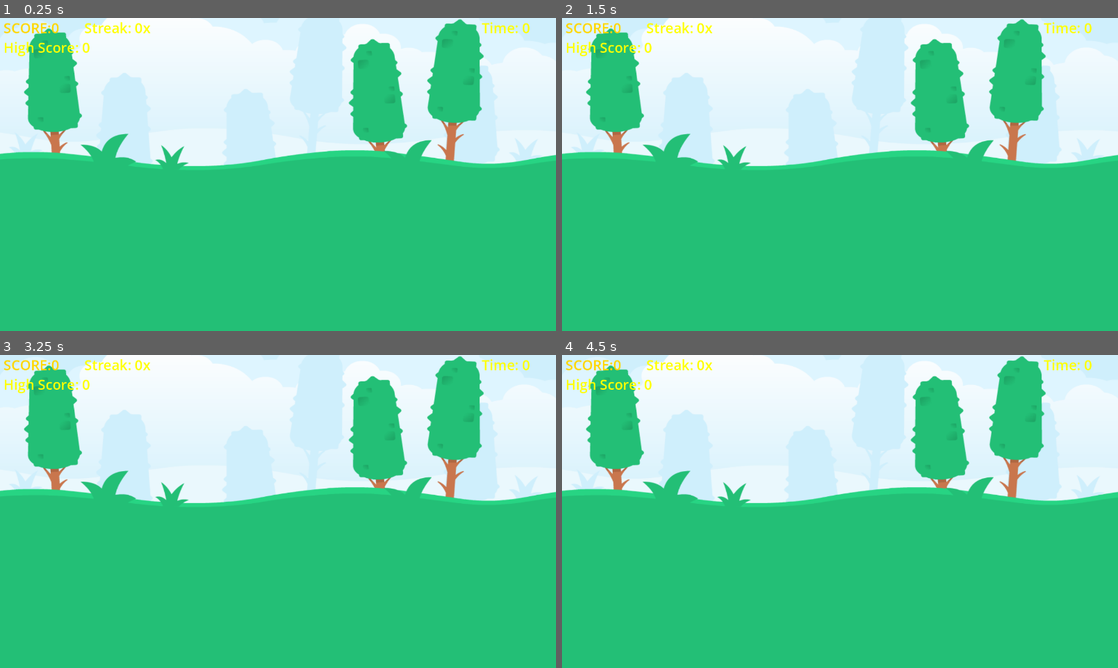
Above: before the commit, frames 1-4 (two rows, left to right).
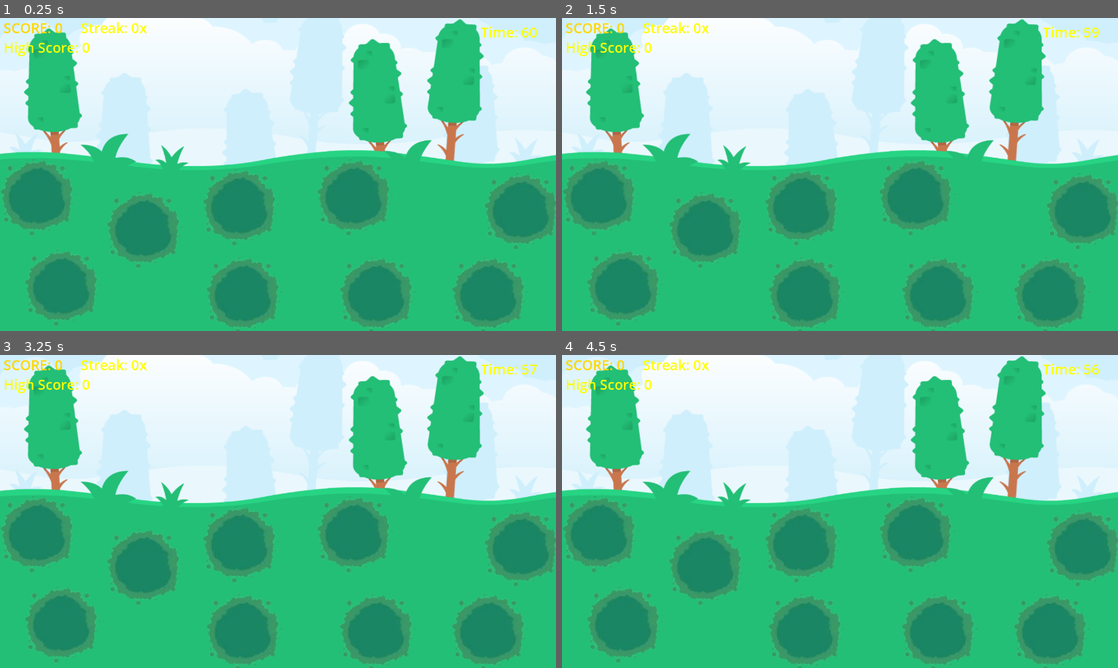
Above: after the commit, the same moments.

Repository: dexterMorgaN-9/whac-a-molee
Game: Godot game, scene res://main.tscn
The game is run twice, just before and just after one commit, with the same random seed, the same clock (stepped at 60 frames per second) and the same inputs.
Inputs (mouse positions are in pixels of both pictures, inside the frame that each line leads up to):
- Up to frame 1 (0.25 s): no input
- Up to frame 2 (1.5 s): tap Enter at 0.5 s; move the mouse to (962, 158) at 0.52 s; hold Right 0.53-1.28 s; tap Alt at 0.6 s; click (962, 158) at 0.67 s; tap Space at 1.25 s; move the mouse to (728, 190) at 1.27 s; hold Down from 1.28 s (still down); tap Shift at 1.35 s
- Up to frame 3 (3.25 s): tap Enter at 2 s; move the mouse to (333, 442) at 2.02 s; release Down at 2.03 s; hold Right 2.03-2.78 s; tap Alt at 2.1 s; tap Space at 2.75 s; move the mouse to (250, 574) at 2.77 s; hold Up from 2.78 s (still down); tap Shift at 2.85 s; click (250, 574) at 2.92 s
- Up to frame 4 (4.5 s): tap Enter at 3.5 s; move the mouse to (1006, 558) at 3.52 s; release Up at 3.53 s; hold Left from 3.53 s (still down); tap Alt at 3.6 s; tap Space at 4.25 s; move the mouse to (673, 464) at 4.27 s; tap Shift at 4.35 s

The runs differ from the first frame. In frame 1, 20% of the frame differs, in the area x 0-100%, y 1-100%; in frame 2, 20%; in frame 3, 20%; in frame 4, 20%.
Error before the commit: Invalid access to property or key 'bunny_hit' on a base object of type 'Node2D'. (res://main.gd:26)

Commit message:
fixing bugs
added hole sprite, fix some bugs and removed the previous bunny sprite

Diff:
--- a/hole.tscn
+++ b/hole.tscn
@@ -1,7 +1,7 @@
 [gd_scene format=3 uid="uid://b6qq2rv4r50sn"]
 
 [ext_resource type="Script" uid="uid://bapbd8i212boy" path="res://hole.gd" id="1_ln22a"]
-[ext_resource type="Texture2D" uid="uid://cw0rhx5vfei23" path="res://assets/BunnyIdleF.png" id="2_1s0jb"]
+[ext_resource type="Texture2D" uid="uid://b2ggiar8v5obp" path="res://assets/hole.png" id="2_cki6r"]
 
 [sub_resource type="CircleShape2D" id="CircleShape2D_4igv2"]
 radius = 16.0
@@ -10,11 +10,13 @@
 script = ExtResource("1_ln22a")
 
 [node name="HoleSprite" type="Sprite2D" parent="." unique_id=230626252]
+position = Vector2(1.3749986, 2.3841858e-07)
+scale = Vector2(0.37121215, 0.375)
+texture = ExtResource("2_cki6r")
 
 [node name="BunnyArea" type="Area2D" parent="." unique_id=966508216]
 
 [node name="BunnySprite" type="Sprite2D" parent="BunnyArea" unique_id=1722159661]
-texture = ExtResource("2_1s0jb")
 region_enabled = true
 region_rect = Rect2(0, 0, 32, 32)
 
--- a/main.gd
+++ b/main.gd
@@ -3,8 +3,9 @@
 var score = 0
 var high_score = 0
 var streak = 0
-var time_left = 60
-
+var time_left = 60.0
+var _last_spawn_interval = 1.0
+var _speed_phase = 2
 
 @onready var score_label = $UI/ScoreLabel
 @onready var high_score_label = $UI/HighScoreLabel
@@ -16,80 +17,107 @@
 @onready var final_score_label = $UI/GameOverPanel/FinalScoreLabel
 @onready var restart_button = $UI/GameOverPanel/RestartButton
 
+const MAX_ACTIVE_BUNNIES = 1
+
 var holes = []
 
 func _ready():
 	for i in range(1, 10):
-		var hole = $HoleGrid.get_node("Hole" + str(i))
-		holes.append(hole)
-		# Connect signals from each hole
-		hole.bunny_hit.connect(_on_bunny_hit)
-		hole.bunny_missed.connect(_on_bunny_missed)
-
-	print(" DEBUG: Found ", holes.size(), " holes")
-
+		var hole_name = "Hole" + str(i)
+		if $HoleGrid.has_node(hole_name):
+			var hole = $HoleGrid.get_node(hole_name)
+			if hole.has_signal("bunny_hit"):
+				holes.append(hole)
+				hole.bunny_hit.connect(_on_bunny_hit)
+				hole.bunny_missed.connect(_on_bunny_missed)
+			else:
+				push_warning("Hole script missing on: " + hole_name)
+		else:
+			push_warning("Node not found: " + hole_name)
 	game_timer.timeout.connect(_on_game_timer_timeout)
 	bunny_spawn_timer.timeout.connect(_spawn_random_bunny)
 	restart_button.pressed.connect(_restart_game)
-
 	high_score = _load_high_score()
-
-	time_left = 60
+	time_left = 60.0
+	_last_spawn_interval = 1.0
+	_speed_phase = 0
+	game_over_panel.visible = false
 	_update_ui()
-	game_over_panel.visible = false
-
-	print(" DEBUG: Game ready! Starting timers...")
+	game_timer.start(60.0)
+	bunny_spawn_timer.wait_time = 1.0
+	bunny_spawn_timer.one_shot = false
+	bunny_spawn_timer.start()
 
 func _process(_delta):
-	time_left = int(game_timer.time_left)
-	timer_label.text = "Time: " + str(time_left)
+	if game_timer.time_left > 0:
+		time_left = game_timer.time_left
+		timer_label.text = "Time: " + str(int(ceil(time_left)))
+		_update_spawn_speed()
+
+func _update_spawn_speed():
+	var new_phase: int
+	if time_left < 15.0:
+		new_phase = 2
+	elif time_left < 30.0:
+		new_phase = 1
+	else:
+		new_phase = 0
+
+	if new_phase != _speed_phase:
+		_speed_phase = new_phase
+		var intervals = [1.0, 0.75, 0.5]
+		_last_spawn_interval = intervals[new_phase]
+		bunny_spawn_timer.stop()
+		bunny_spawn_timer.wait_time = _last_spawn_interval
+		bunny_spawn_timer.start()
+
 func _spawn_random_bunny():
-	print(" DEBUG: Spawn timer triggered!")
-
 	if time_left <= 0:
 		return
 
-	var available_holes = []
-	for hole in holes:
-		if not hole.is_active:
-			available_holes.append(hole)
+	# Hard cap — never go over MAX_ACTIVE_BUNNIES
+	var active_count = holes.filter(func(h): return h.is_active).size()
+	if active_count >= MAX_ACTIVE_BUNNIES:
+		return
 
-	print(" DEBUG: Available holes: ", available_holes.size())
+	var available_holes = holes.filter(func(h): return not h.is_active)
+	if available_holes.size() == 0:
+		return
 
-	if available_holes.size() > 0:
-		var random_hole = available_holes[randi() % available_holes.size()]
-		print(" DEBUG: Spawning bunny!")
-		random_hole.pop_up()
+	var random_hole = available_holes[randi() % available_holes.size()]
+	random_hole.pop_up()
+
 func _on_bunny_hit():
 	streak += 1
-	var points = 3
-	if streak >= 5:
-		points = 8
-
+	var points = 10 if streak >= 5 else 3
 	score += points
+	if score > high_score:
+		high_score = score
 	_update_ui()
-
 
 func _on_bunny_missed():
 	streak = 0
 	_update_ui()
 
 func _update_ui():
-	score_label.text = "Score: " + str(score)
+	score_label.text = "SCORE: " + str(score)
 	high_score_label.text = "High Score: " + str(high_score)
-
+	timer_label.text = "Time: " + str(int(ceil(time_left)))
 	if streak >= 5:
-		streak_label.text = "STREAK BONUS! " + str(streak) + "x"
+		streak_label.text = "STREAK! " + str(streak) + "x"
+		streak_label.modulate = Color(1.0, 0.4, 0.0)
 	else:
 		streak_label.text = "Streak: " + str(streak) + "x"
+		streak_label.modulate = Color(1.0, 1.0, 0.0)
 
 func _on_game_timer_timeout():
+	time_left = 0
 	bunny_spawn_timer.stop()
-
+	for hole in holes:
+		hole.hide_bunny()
 	if score > high_score:
 		high_score = score
 		_save_high_score(high_score)
-
 	game_over_panel.visible = true
 	final_score_label.text = "Final Score: " + str(score) + "\nHigh Score: " + str(high_score)
 
@@ -98,15 +126,16 @@
 
 func _save_high_score(hs):
 	var save_file = FileAccess.open("user://highscore.save", FileAccess.WRITE)
-	save_file.store_var(hs)
-	save_file.close()
-
+	if save_file:
+		save_file.store_var(hs)
+		save_file.close()
 
 func _load_high_score():
 	if not FileAccess.file_exists("user://highscore.save"):
 		return 0
-
 	var save_file = FileAccess.open("user://highscore.save", FileAccess.READ)
-	var hs = save_file.get_var()
-	save_file.close()
-	return hs
+	if save_file:
+		var hs = save_file.get_var()
+		save_file.close()
+		return hs
+	return 0
--- a/main.tscn
+++ b/main.tscn
@@ -2,33 +2,7 @@
 
 [ext_resource type="Script" uid="uid://dad0380mhtl4x" path="res://main.gd" id="1_ig7tw"]
 [ext_resource type="Texture2D" uid="uid://bfbewqu2kayxw" path="res://assets/backgroundColorGrass.png" id="2_0xm2m"]
-
-[sub_resource type="CircleShape2D" id="CircleShape2D_0xm2m"]
-radius = 78.0
-
-[sub_resource type="CircleShape2D" id="CircleShape2D_h2yge"]
-radius = 78.0
-
-[sub_resource type="CircleShape2D" id="CircleShape2D_1bvp3"]
-radius = 78.0
-
-[sub_resource type="CircleShape2D" id="CircleShape2D_lquwl"]
-radius = 78.0
-
-[sub_resource type="CircleShape2D" id="CircleShape2D_7mycd"]
-radius = 78.0
-
-[sub_resource type="CircleShape2D" id="CircleShape2D_272bh"]
-radius = 78.0
-
-[sub_resource type="CircleShape2D" id="CircleShape2D_5vw27"]
-radius = 78.0
-
-[sub_resource type="CircleShape2D" id="CircleShape2D_kek77"]
-radius = 78.0
-
-[sub_resource type="CircleShape2D" id="CircleShape2D_4c57u"]
-radius = 78.0
+[ext_resource type="PackedScene" uid="uid://b6qq2rv4r50sn" path="res://hole.tscn" id="3_h2yge"]
 
 [node name="Main" type="Node2D" unique_id=2028784020]
 script = ExtResource("1_ig7tw")
@@ -43,143 +17,6 @@
 wait_time = 60.0
 
 [node name="BunnySpawnTimer" type="Timer" parent="." unique_id=1535914905]
-
-[node name="HoleGrid" type="Node2D" parent="." unique_id=414982583]
-
-[node name="Hole1" type="Node2D" parent="HoleGrid" unique_id=687327069]
-position = Vector2(96, 400)
-
-[node name="HoleSprite" type="Sprite2D" parent="HoleGrid/Hole1" unique_id=1278347576]
-
-[node name="BunnyArea" type="Area2D" parent="HoleGrid/Hole1" unique_id=210758734]
-
-[node name="BunnySprite" type="Sprite2D" parent="HoleGrid/Hole1/BunnyArea" unique_id=1859848964]
-visible = false
-
-[node name="CollisionShape2D" type="CollisionShape2D" parent="HoleGrid/Hole1/BunnyArea" unique_id=1837710958]
-shape = SubResource("CircleShape2D_0xm2m")
-
-[node name="HideTimer" type="Timer" parent="HoleGrid/Hole1/BunnyArea" unique_id=1629283362]
-
-[node name="Hole2" type="Node2D" parent="HoleGrid" unique_id=1837881055]
-position = Vector2(311, 454)
-
-[node name="HoleSprite" type="Sprite2D" parent="HoleGrid/Hole2" unique_id=669965692]
-
-[node name="BunnyArea" type="Area2D" parent="HoleGrid/Hole2" unique_id=993318900]
-
-[node name="BunnySprite" type="Sprite2D" parent="HoleGrid/Hole2/BunnyArea" unique_id=1792452650]
-visible = false
-
-[node name="CollisionShape2D" type="CollisionShape2D" parent="HoleGrid/Hole2/BunnyArea" unique_id=903670304]
-shape = SubResource("CircleShape2D_h2yge")
-
-[node name="HideTimer" type="Timer" parent="HoleGrid/Hole2/BunnyArea" unique_id=1506915358]
-
-[node name="Hole3" type="Node2D" parent="HoleGrid" unique_id=1192348462]
-position = Vector2(564, 443)
-
-[node name="HoleSprite" type="Sprite2D" parent="HoleGrid/Hole3" unique_id=147817019]
-
-[node name="BunnyArea" type="Area2D" parent="HoleGrid/Hole3" unique_id=2131384947]
-
-[node name="BunnySprite" type="Sprite2D" parent="HoleGrid/Hole3/BunnyArea" unique_id=1103413028]
-visible = false
-
-[node name="CollisionShape2D" type="CollisionShape2D" parent="HoleGrid/Hole3/BunnyArea" unique_id=1805183172]
-shape = SubResource("CircleShape2D_1bvp3")
-
-[node name="HideTimer" type="Timer" parent="HoleGrid/Hole3/BunnyArea" unique_id=1449260950]
-
-[node name="Hole4" type="Node2D" parent="HoleGrid" unique_id=165219417]
-position = Vector2(743, 575)
-
-[node name="HoleSprite" type="Sprite2D" parent="HoleGrid/Hole4" unique_id=1806177351]
-
-[node name="BunnyArea" type="Area2D" parent="HoleGrid/Hole4" unique_id=1559468135]
-
-[node name="BunnySprite" type="Sprite2D" parent="HoleGrid/Hole4/BunnyArea" unique_id=849529681]
-visible = false
-
-[node name="CollisionShape2D" type="CollisionShape2D" parent="HoleGrid/Hole4/BunnyArea" unique_id=1967763658]
-shape = SubResource("CircleShape2D_lquwl")
-
-[node name="HideTimer" type="Timer" parent="HoleGrid/Hole4/BunnyArea" unique_id=2096106291]
-
-[node name="Hole5" type="Node2D" parent="HoleGrid" unique_id=887745135]
-position = Vector2(96, 602)
-
-[node name="HoleSprite" type="Sprite2D" parent="HoleGrid/Hole5" unique_id=849668462]
-
-[node name="BunnyArea" type="Area2D" parent="HoleGrid/Hole5" unique_id=420109568]
-
-[node name="BunnySprite" type="Sprite2D" parent="HoleGrid/Hole5/BunnyArea" unique_id=1342238070]
-visible = false
-
-[node name="CollisionShape2D" type="CollisionShape2D" parent="HoleGrid/Hole5/BunnyArea" unique_id=1687836176]
-shape = SubResource("CircleShape2D_7mycd")
-
-[node name="HideTimer" type="Timer" parent="HoleGrid/Hole5/BunnyArea" unique_id=212323093]
-
-[node name="Hole6" type="Node2D" parent="HoleGrid" unique_id=628732993]
-position = Vector2(1145, 575)
-
-[node name="HoleSprite" type="Sprite2D" parent="HoleGrid/Hole6" unique_id=45011530]
-
-[node name="BunnyArea" type="Area2D" parent="HoleGrid/Hole6" unique_id=188308851]
-
-[node name="BunnySprite" type="Sprite2D" parent="HoleGrid/Hole6/BunnyArea" unique_id=200460543]
-visible = false
-
-[node name="CollisionShape2D" type="CollisionShape2D" parent="HoleGrid/Hole6/BunnyArea" unique_id=1177272876]
-shape = SubResource("CircleShape2D_272bh")
-
-[node name="HideTimer" type="Timer" parent="HoleGrid/Hole6/BunnyArea" unique_id=39542346]
-
-[node name="Hole7" type="Node2D" parent="HoleGrid" unique_id=1051805216]
-position = Vector2(979, 429)
-
-[node name="HoleSprite" type="Sprite2D" parent="HoleGrid/Hole7" unique_id=727442892]
-
-[node name="BunnyArea" type="Area2D" parent="HoleGrid/Hole7" unique_id=1869606034]
-
-[node name="BunnySprite" type="Sprite2D" parent="HoleGrid/Hole7/BunnyArea" unique_id=217055421]
-visible = false
-
-[node name="CollisionShape2D" type="CollisionShape2D" parent="HoleGrid/Hole7/BunnyArea" unique_id=479285082]
-shape = SubResource("CircleShape2D_5vw27")
-
-[node name="HideTimer" type="Timer" parent="HoleGrid/Hole7/BunnyArea" unique_id=1119464662]
-
-[node name="Hole8" type="Node2D" parent="HoleGrid" unique_id=1626138823]
-position = Vector2(383, 633)
-
-[node name="HoleSprite" type="Sprite2D" parent="HoleGrid/Hole8" unique_id=947780921]
-
-[node name="BunnyArea" type="Area2D" parent="HoleGrid/Hole8" unique_id=937428332]
-
-[node name="BunnySprite" type="Sprite2D" parent="HoleGrid/Hole8/BunnyArea" unique_id=1830050788]
-visible = false
-
-[node name="CollisionShape2D" type="CollisionShape2D" parent="HoleGrid/Hole8/BunnyArea" unique_id=1490875350]
-shape = SubResource("CircleShape2D_kek77")
-
-[node name="HideTimer" type="Timer" parent="HoleGrid/Hole8/BunnyArea" unique_id=925180789]
-
-[node name="Hole9" type="Node2D" parent="HoleGrid" unique_id=2129901176]
-position = Vector2(936, 625)
-
-[node name="HoleSprite" type="Sprite2D" parent="HoleGrid/Hole9" unique_id=1460262377]
-
-[node name="BunnyArea" type="Area2D" parent="HoleGrid/Hole9" unique_id=1612242708]
-
-[node name="BunnySprite" type="Sprite2D" parent="HoleGrid/Hole9/BunnyArea" unique_id=1756619924]
-visible = false
-
-[node name="CollisionShape2D" type="CollisionShape2D" parent="HoleGrid/Hole9/BunnyArea" unique_id=809949524]
-shape = SubResource("CircleShape2D_4c57u")
-
-[node name="HideTimer" type="Timer" parent="HoleGrid/Hole9/BunnyArea" unique_id=279815356]
 
 [node name="UI" type="CanvasLayer" parent="." unique_id=409467189]
 
@@ -201,9 +38,10 @@
 text = "High Score: 0"
 
 [node name="TimerLabel" type="Label" parent="UI" unique_id=501638071]
-offset_left = 1109.0
-offset_right = 1239.0
-offset_bottom = 45.0
+offset_left = 1107.0
+offset_top = 10.0
+offset_right = 1237.0
+offset_bottom = 55.0
 theme_override_colors/font_color = Color(1, 1, 0, 1)
 theme_override_font_sizes/font_size = 32
 text = "Time: 60"
@@ -246,3 +84,41 @@
 [node name="AudioStreamPlayer3" type="AudioStreamPlayer" parent="AudioPlayers" unique_id=730804966]
 
 [node name="AudioStreamPlayer4" type="AudioStreamPlayer" parent="AudioPlayers" unique_id=779487784]
+
+[node name="HoleGrid" type="Node2D" parent="." unique_id=1051887330]
+
+[node name="Hole1" parent="HoleGrid" unique_id=488924429 instance=ExtResource("3_h2yge")]
+position = Vector2(80, 400)
+scale = Vector2(4.7, 4.7)
+
+[node name="Hole2" parent="HoleGrid" unique_id=1223103978 instance=ExtResource("3_h2yge")]
+position = Vector2(325, 475)
+scale = Vector2(4.7, 4.7)
+
+[node name="Hole3" parent="HoleGrid" unique_id=743754597 instance=ExtResource("3_h2yge")]
+position = Vector2(546, 422.99997)
+scale = Vector2(4.7, 4.7)
+
+[node name="Hole4" parent="HoleGrid" unique_id=1585850293 instance=ExtResource("3_h2yge")]
+position = Vector2(554, 625)
+scale = Vector2(4.7, 4.7)
+
+[node name="Hole5" parent="HoleGrid" unique_id=1851334043 instance=ExtResource("3_h2yge")]
+position = Vector2(136, 608)
+scale = Vector2(4.7, 4.7)
+
+[node name="Hole6" parent="HoleGrid" unique_id=728782882 instance=ExtResource("3_h2yge")]
+position = Vector2(808.99994, 400)
+scale = Vector2(4.7, 4.7)
+
+[node name="Hole7" parent="HoleGrid" unique_id=1680332066 instance=ExtResource("3_h2yge")]
+position = Vector2(1194, 431.99997)
+scale = Vector2(4.7, 4.7)
+
+[node name="Hole8" parent="HoleGrid" unique_id=769356527 instance=ExtResource("3_h2yge")]
+position = Vector2(861, 625)
+scale = Vector2(4.7, 4.7)
+
+[node name="Hole9" parent="HoleGrid" unique_id=992096897 instance=ExtResource("3_h2yge")]
+position = Vector2(1119, 625)
+scale = Vector2(4.7, 4.7)
Binary file removed: assets/BunnyIdleF.png
Binary file added: assets/hole.png
Not shown, changed: assets/hole.png.import
